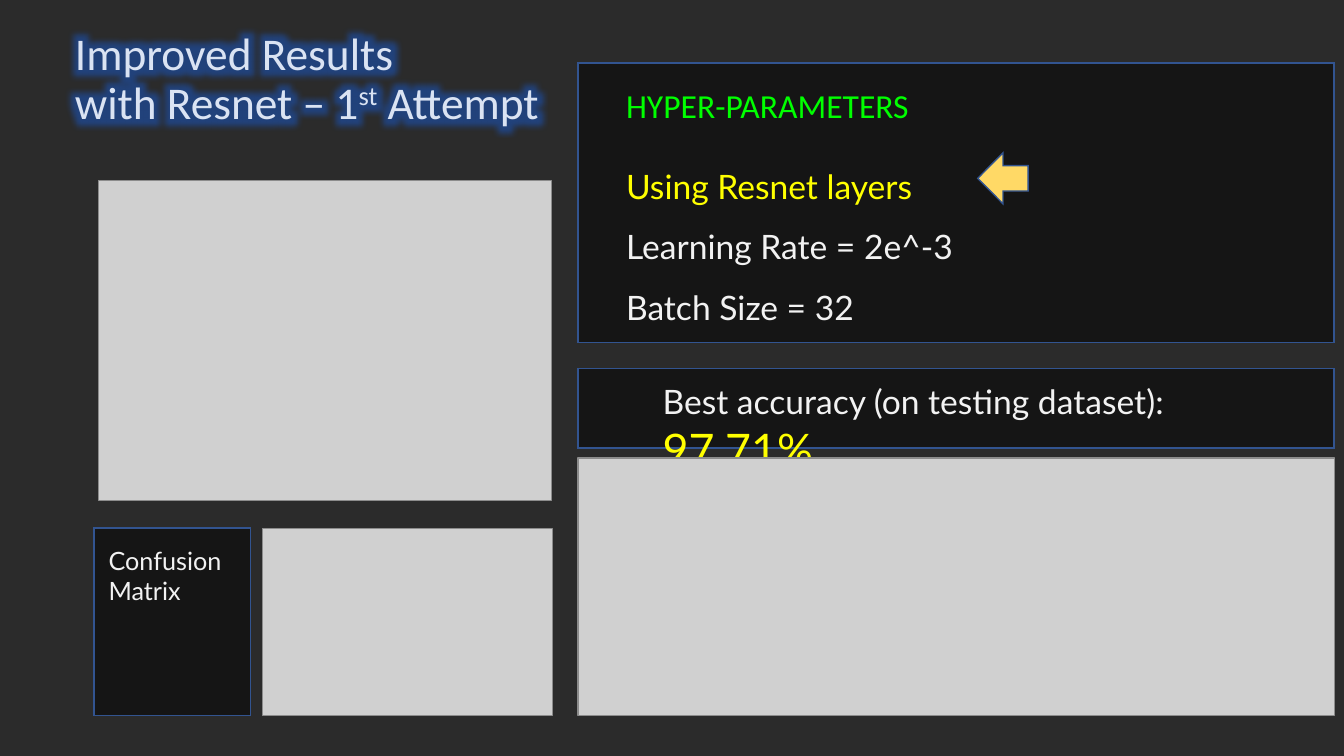
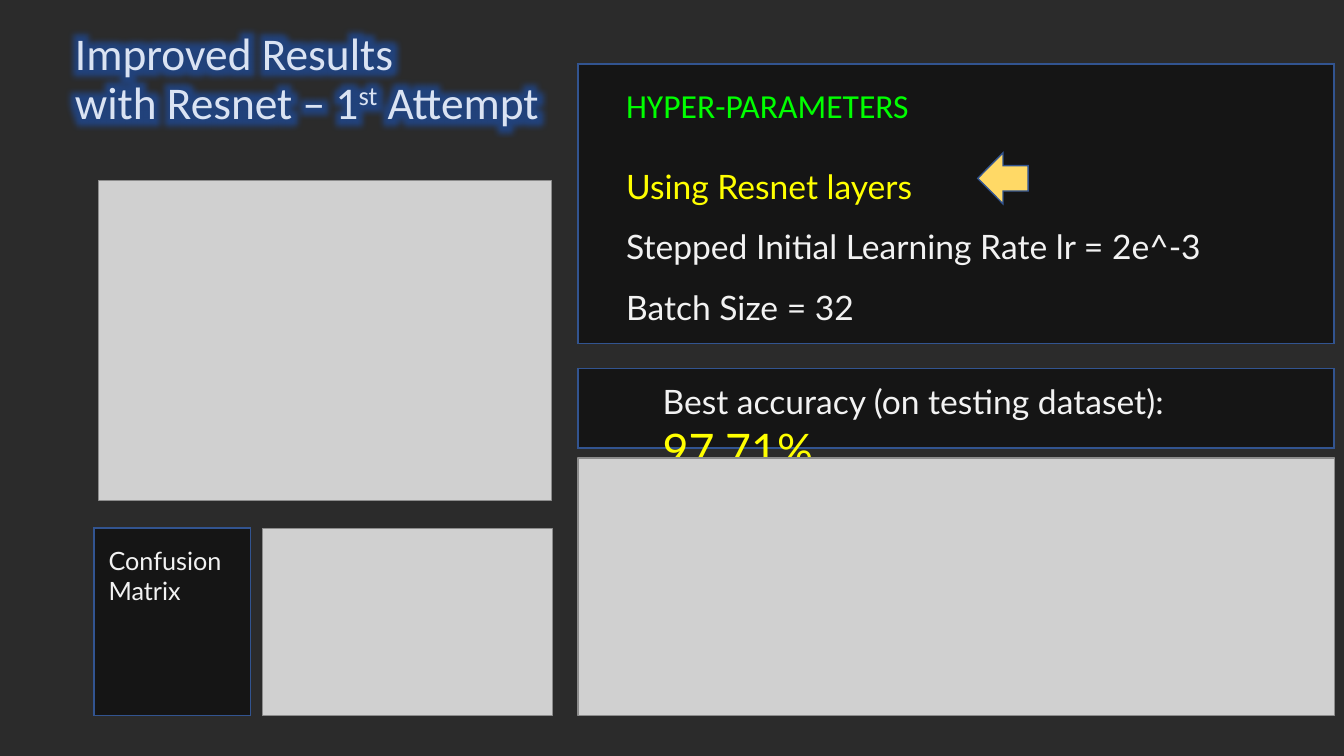
Before and after one commit to francis-han/PSUPR-CA2, a slide deck: slide 20 of CA2 Identifying Wafer Failures with Deep Learning2.pptx (slide 21 before the commit). Drawn at 1344x756 pixels with LibreOffice and Linux fonts; fonts in the diff are those of the drawing; grey boxes stand for pictures; background and template pictures are left out; a plain dark background stands for a picture behind light text. Boxes give left, top, right and bottom in pixels: in the first picture for what was removed or moved away, otherwise in the second. Text is boxed around its words. In the diff, an @@ line names an element or a change of style, - is before the commit and + after.

```diff
--- a/CA2 Identifying Wafer Failures with Deep Learning2.pptx
+++ b/CA2 Identifying Wafer Failures with Deep Learning2.pptx
@@ text at [626, 234, 1201, 265]: text changed @@
-Learning Rate = 2e^-3
+Stepped Initial Learning Rate lr = 2e^-3
```
Also in this commit, not shown: 5 other slides changed, 1 slide removed.
